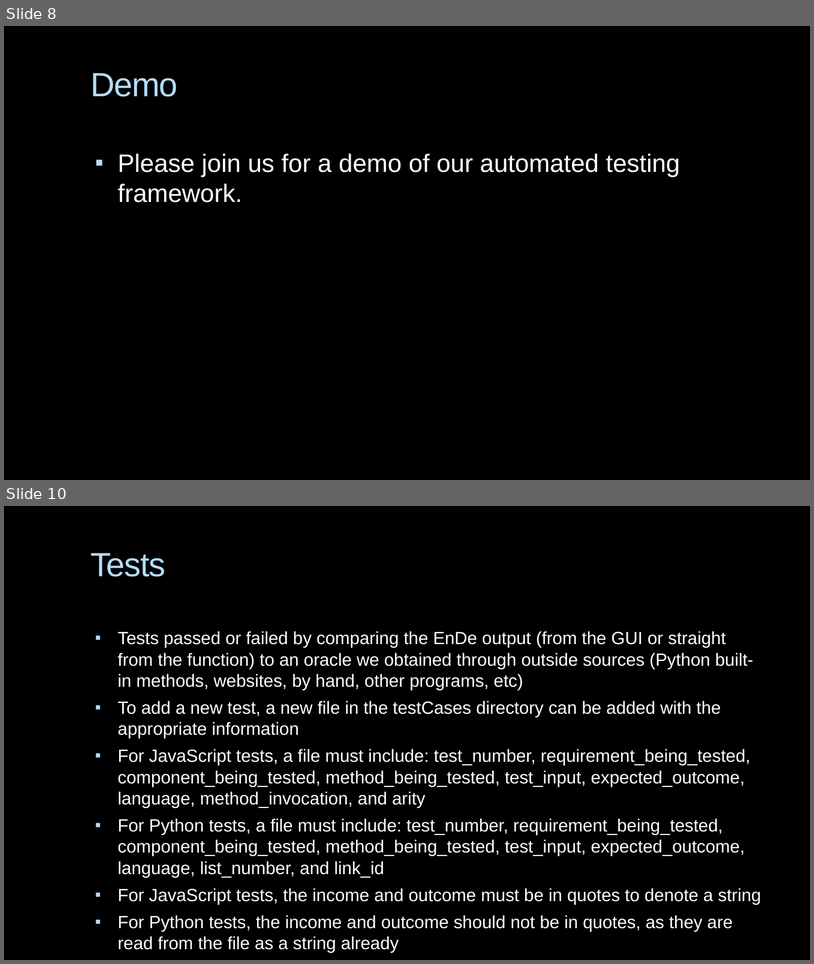
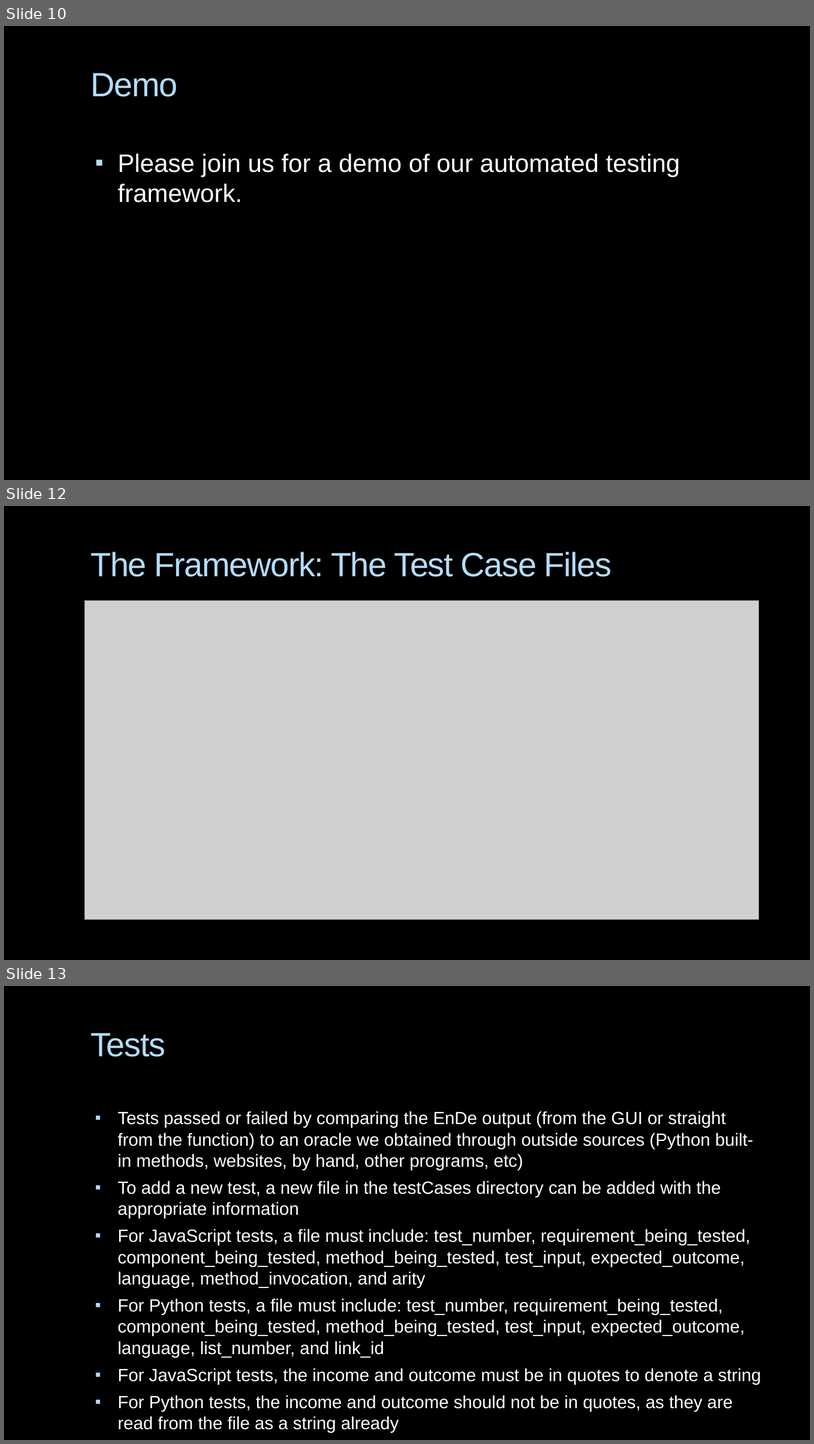
Before and after one commit to CSCI-362-03-2015/Team2, a slide deck: TeamToo_presentation.pptx. Shown one above the other, each under a label of ours: slides 8 and 10 before the commit, slides 10, 12 and 13 after it; the slides between them are not shown. The pictures are 814x964 and 814x1444 pixels, drawn with LibreOffice and Linux fonts; fonts in the diff are those of the drawing; grey boxes stand for pictures; background and template pictures are left out. Boxes give left, top, right and bottom in pixels: in the first picture for what was removed or moved away, otherwise in the second. Text is boxed around its words. In the diff, an @@ line names an element or a change of style, - is before the commit and + after.

```diff
--- a/TeamToo_presentation.pptx
+++ b/TeamToo_presentation.pptx
@@ slide 12 added at [4,506,810,960], background picture (left out) @@
@@ title added at [90,552,612,577], 40 pt, text #B4DCFA @@
+The Framework: The Test Case Files
@@ picture added at [84,600,759,919] @@
@@ what was slide 8 is now slide 10 @@
@@ what was slide 10 is now slide 13 @@
```
Also in this commit, not shown: 6 slides changed, 2 other slides added, 2 other files.
